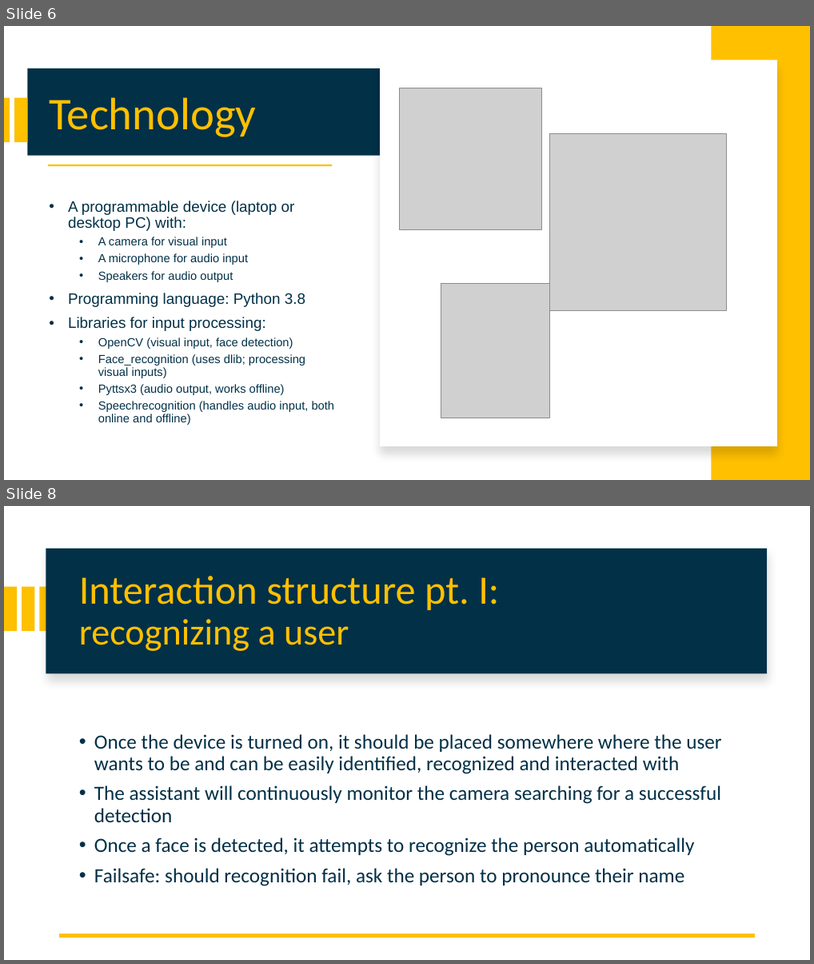
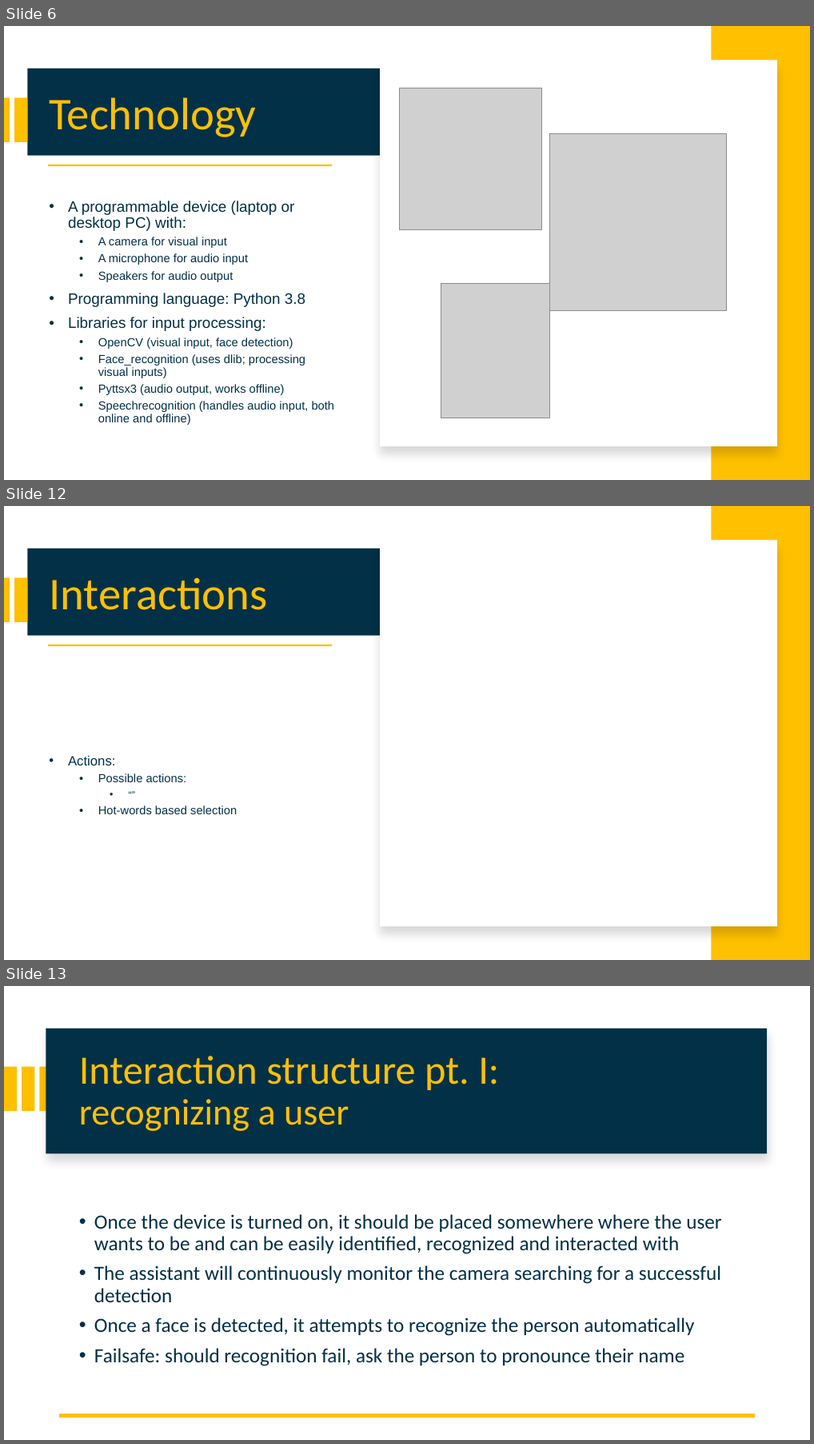
Before and after one commit to attennig/MultimodalMultiuserHomeAssistant, a slide deck: Multimodal personalized multiuser Home Assistant.pptx. Shown one above the other, each under a label of ours: slides 6 and 8 before the commit, slides 6, 12 and 13 after it; the slides between them are not shown. The pictures are 814x964 and 814x1444 pixels, drawn with LibreOffice and Linux fonts; fonts in the diff are those of the drawing; grey boxes stand for pictures. Boxes give left, top, right and bottom in pixels: in the first picture for what was removed or moved away, otherwise in the second. Text is boxed around its words. In the diff, an @@ line names an element or a change of style, - is before the commit and + after.

```diff
--- a/Multimodal personalized multiuser Home Assistant.pptx
+++ b/Multimodal personalized multiuser Home Assistant.pptx
@@ slide 12 added at <box>4,506,810,960</box>, background #FFFFFF @@
@@ rectangle added at <box>712,506,810,960</box>, fill #FFC000 @@
@@ rectangle added at <box>27,548,380,636</box>, fill #023047 @@
@@ rectangle added at <box>380,540,778,926</box>, fill #FFFFFF @@
@@ rectangle added at <box>4,577,10,622</box>, fill #FFC000 @@
@@ rectangle added at <box>14,577,27,622</box>, fill #FFC000 @@
@@ title added at <box>49,578,267,610</box>, 54 pt, text #FFC000 @@
+Interactions
@@ rectangle added at <box>48,644,333,646</box>, fill #FFC000 @@
@@ text added at <box>68,756,237,814</box>, 14 pt, text #023047 @@
+• Actions:
+  • Possible actions:
+    • “”
+  • Hot-words based selection
@@ what was slide 8 is now slide 13 @@
```
Also in this commit, not shown: 2 slides changed, 5 other slides added.
